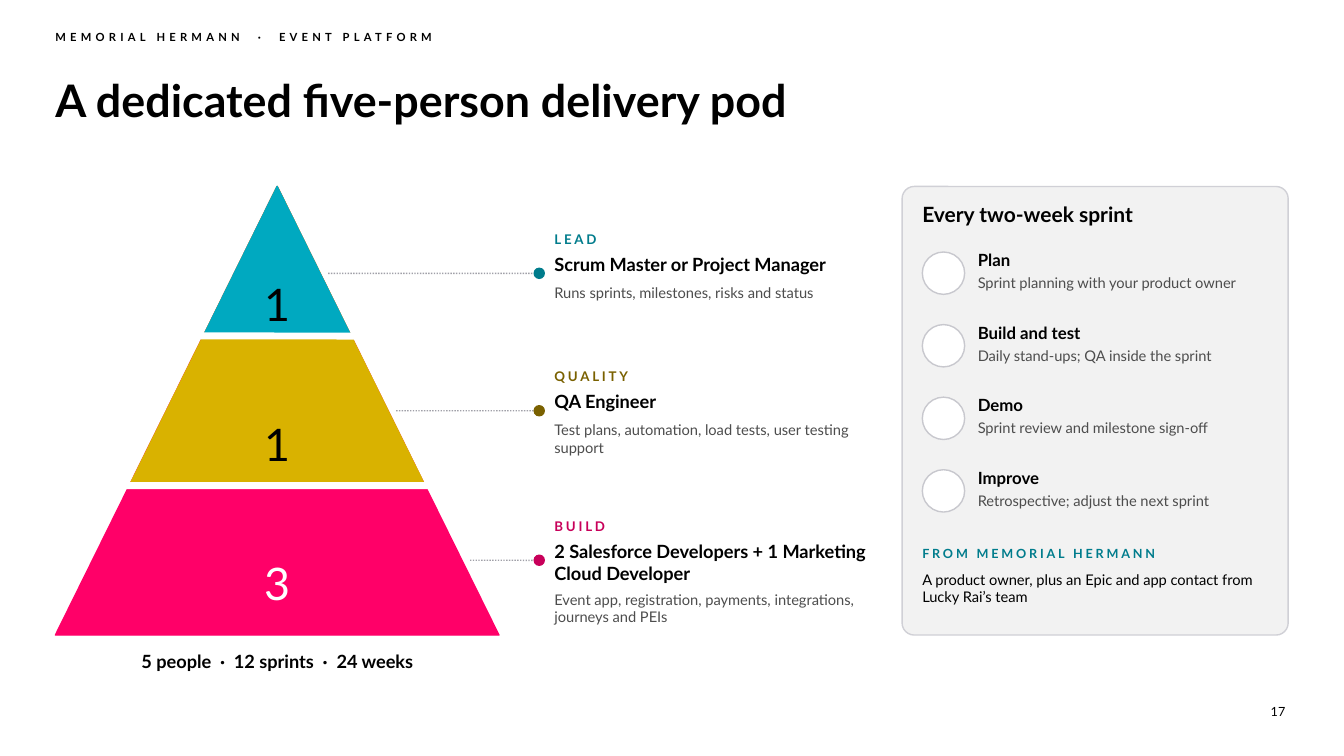
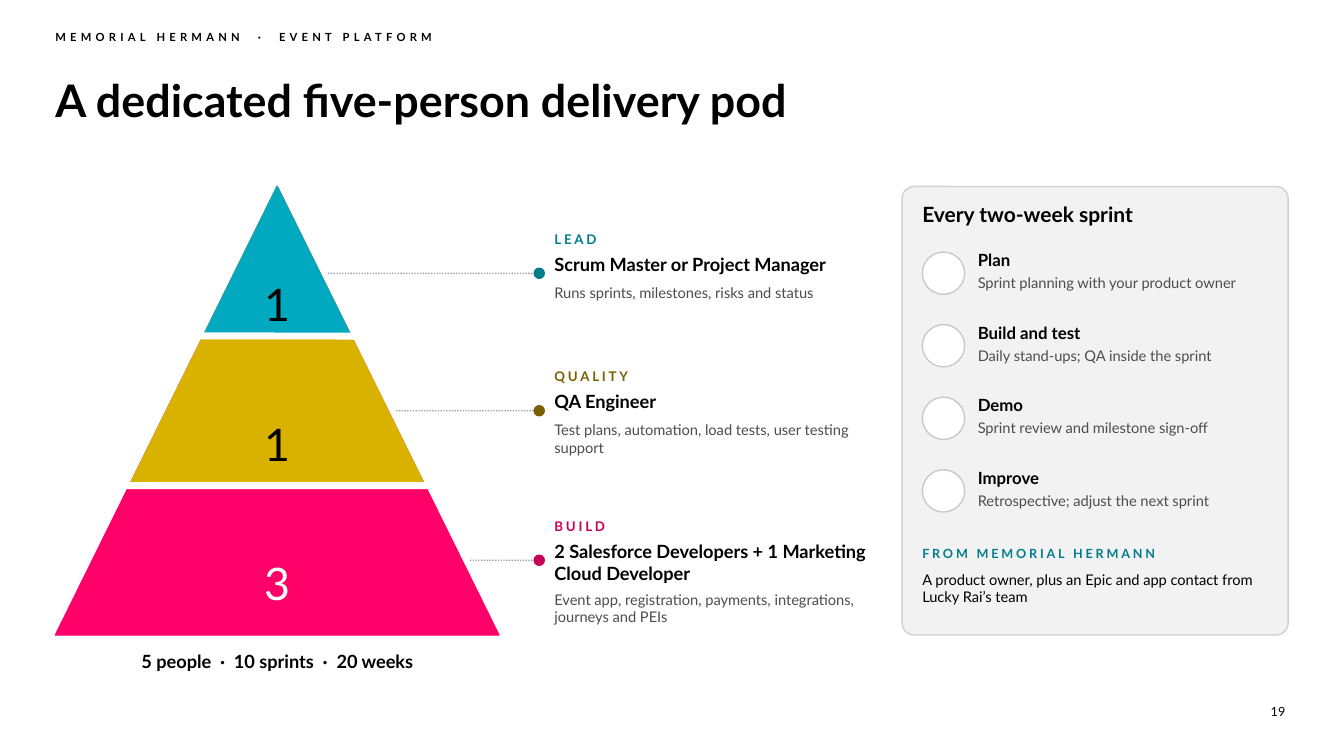
Before and after one commit to chintasurya/preSales_Memorial-hermann, a slide deck: slide 19 of deck/Memorial-Hermann-Event-Platform.pptx (slide 17 before the commit). Drawn at 1344x756 pixels with LibreOffice and Linux fonts; fonts in the diff are those of the drawing; background and template pictures are left out. Boxes give left, top, right and bottom in pixels: in the first picture for what was removed or moved away, otherwise in the second. Text is boxed around its words. In the diff, an @@ line names an element or a change of style, - is before the commit and + after.

```diff
--- a/deck/Memorial-Hermann-Event-Platform.pptx
+++ b/deck/Memorial-Hermann-Event-Platform.pptx
@@ text at (141, 654, 414, 671): text changed @@
-5 people · 12 sprints · 24 weeks
+5 people · 10 sprints · 20 weeks
@@ page number at (1271, 707, 1286, 716): text changed @@
-17
+19
```
Also in this commit, not shown: 15 other slides changed, 4 slides added, 2 slides removed, 8 other files.
